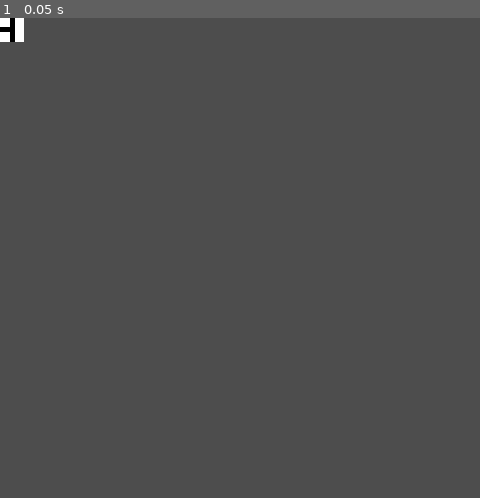
Above: before the commit, frame 1.
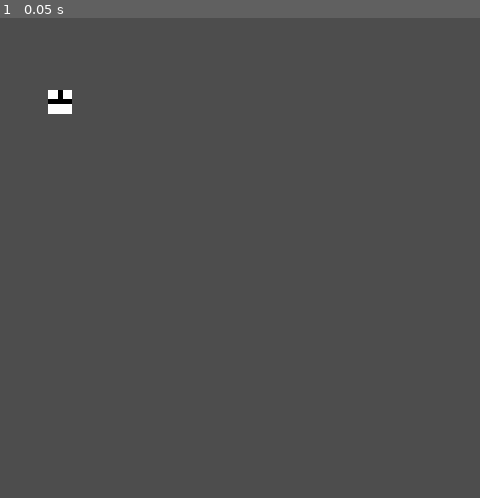
Above: after the commit, the same moment.

Repository: lilbernier/wfc-godot
Game: Godot game, scene res://scenes/2d/wfc.tscn
Two runs of this game, one before a commit and one after it. Both use one fixed random seed, a clock stepped at 60 frames per second and the inputs below.
Inputs:
- Up to frame 1 (0.05 s): no input

The runs differ from the first frame. In frame 1, 0.5% of the frame differs, in the area x 0-15%, y 0-20%.

Commit message:
fixed my stinky issue
fixed an issue where i was making the grid sideways
started working on an algorithm for rules decrementing options
added some helper functions in cell

Diff:
--- a/cell.gd
+++ b/cell.gd
@@ -10,6 +10,7 @@
 
 var position = null
 
+
 func collapse():
 	collapseCell(options[randi_range(0,options.size()-1)])
 
@@ -21,11 +22,17 @@
 	newScene.position = position
 	add_child(newScene)
 
-# Called when the node enters the scene tree for the first time.
-func _ready():
-	pass # Replace with function body.
 
+func getTile():
+	return cellTile
 
-# Called every frame. 'delta' is the elapsed time since the previous frame.
-func _process(delta):
-	pass
+func getOptions():
+	return options;
+
+func updatePossibleOptions(_arrOptions):
+	var newOptions = []
+	for opt in _arrOptions:
+		if(newOptions.has(opt)): continue
+		newOptions.push_back(opt)
+
+	options = newOptions
--- a/wfc.gd
+++ b/wfc.gd
@@ -15,7 +15,13 @@
 		t.getAllSiblings()
 	generateGrid()
 
+	entropy()
 
+
+
+func entropy():
+
+	#Sorted Grid
 	var gridCopy = grid.duplicate()
 	gridCopy.sort_custom(func(a, b): return a.options.size() < b.options.size())
 
@@ -27,39 +33,54 @@
 			break
 
 
-	gridCopy = gridCopy.slice(0, stopIndex)
+	if(stopIndex > 0): gridCopy = gridCopy.slice(0, stopIndex)
 
-	var randIndex = randi_range(0, gridCopy.size()-1)#randi() % gridCopy.size()
-	print(grid[randIndex].options[0].title)
-	grid[randIndex].collapse()
+	var randIndex = randi_range(0, gridCopy.size()-1)
+
+	var cellToCollapse = gridCopy[randIndex]
+	print(cellToCollapse.position)
+	collapseIndex(grid.find(cellToCollapse))
+
 #	for t in gridCopy:
 #		print(t.options.size())
 
 
-
-
-func entropy():
-
-	#Sorted Grid
-	#if(fullRows.size() > 1): fullRows.sort_custom(func(a, b): return a[0] > b[0])
+#	var index = -1
+#	for i in grid:
+#		index += 1
+#		if(grid[index].collapsed == true):
+#			continue
+#		else:
+#			print(index)
+#			#if(((num + GridWidth) > grid.size() - 1) || grid[num + GridWidth].isSolid()):
+#			#goodToMoveDown = false
 
 
 
-	var index = -1
-	for i in grid:
-		index += 1
-		if(grid[i].collapsed == true):
-			continue
-		else:
-			print(index)
-			#if(((num + GridWidth) > grid.size() - 1) || grid[num + GridWidth].isSolid()):
-			#goodToMoveDown = false
+func collapseIndex(_index):
+	var collapsedCell = grid[_index]
+	collapsedCell.collapse()
+	var cellTile = collapsedCell.getTile()
+
+
+	#Eh this is like simple checks to see where we are on the border to update the surrounding options
+	if(_index < dimensions):
+		print('top row')
+
+	if(_index > (dimensions * dimensions) - dimensions):
+		print('bottom row')
+
+	if(_index % (dimensions) == 0):
+		print('left side?')
+
+	if(((_index + 1) % dimensions) == 0):
+		print('right side?')
+
 
 
 # Called every frame. 'delta' is the elapsed time since the previous frame.
 func _process(delta):
 	pass
-
 
 
 #Create a Square for the grid using un.gd
@@ -74,10 +95,12 @@
 	return node
 
 func generateGrid():
+	var index = -1
 	#generate a cell for every dimension
 	for w in dimensions:
 		for h in dimensions:
-			var x = w * spacing
-			var y = h * spacing
+			index += 1
+			var x = h * spacing
+			var y = w * spacing
 			var node = createCell(Vector2(x, y))
 			grid.push_back(node)
